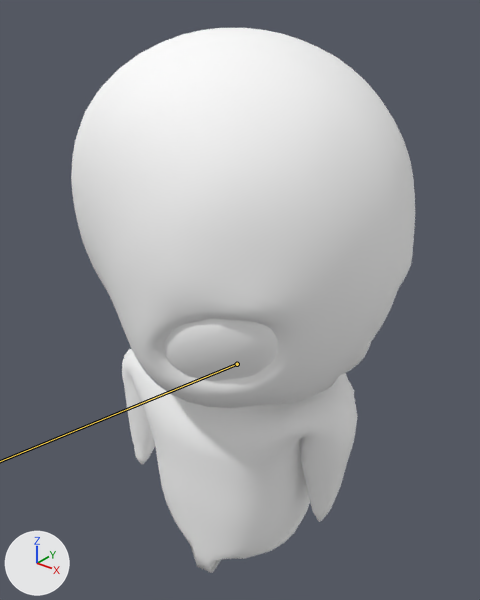
A saved change to the FBX model Assets/Models/char@nervous1.fbx.
Rendered twice from a 50 mm lens placed at (0.022, -0.0269, 0.0338), pointed at (0.0, 0.0005, 0.0168). The lights are fixed; the arrows at lower left show +X, +Y and +Z. Both versions are drawn at frame 89 of the action 'Base'; the numbers are the values there. The bones that change are drawn over the model as lines.

The first picture shows 'body_mesh', 'eyes_mesh'.
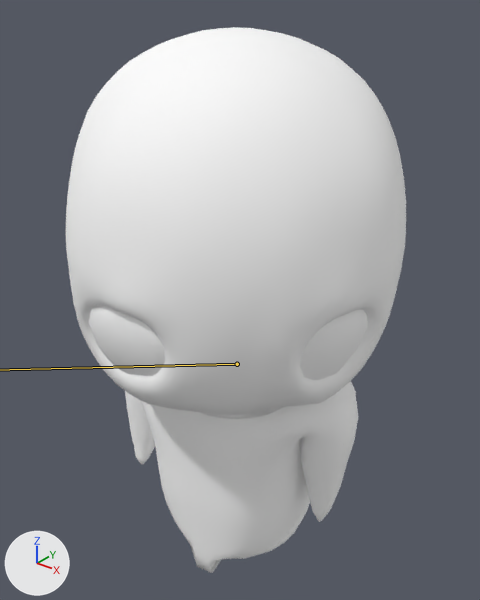
Location of each change, [x1, y1, x2, y2] in pixels of the pictures (480 x 600 px):
'body_mesh', posed: before [71, 28, 415, 573]; after [66, 27, 406, 573]
'eyes_mesh', posed: before [164, 293, 397, 381]; after [89, 306, 368, 380]

The change, as a list of edits to the scene's bpy script:
```text
Change bone_head:
    where bone_head = bpy.data.objects['body'].pose.bones['head']  # child of 'chest'
    bone_head.rotation_quaternion: (0.834, -0.003, 0.001, -0.552) -> (0.965, -0.003, 0.002, -0.263)  # degrees (0, 0, -67) -> degrees (0, 0, -31)
```
